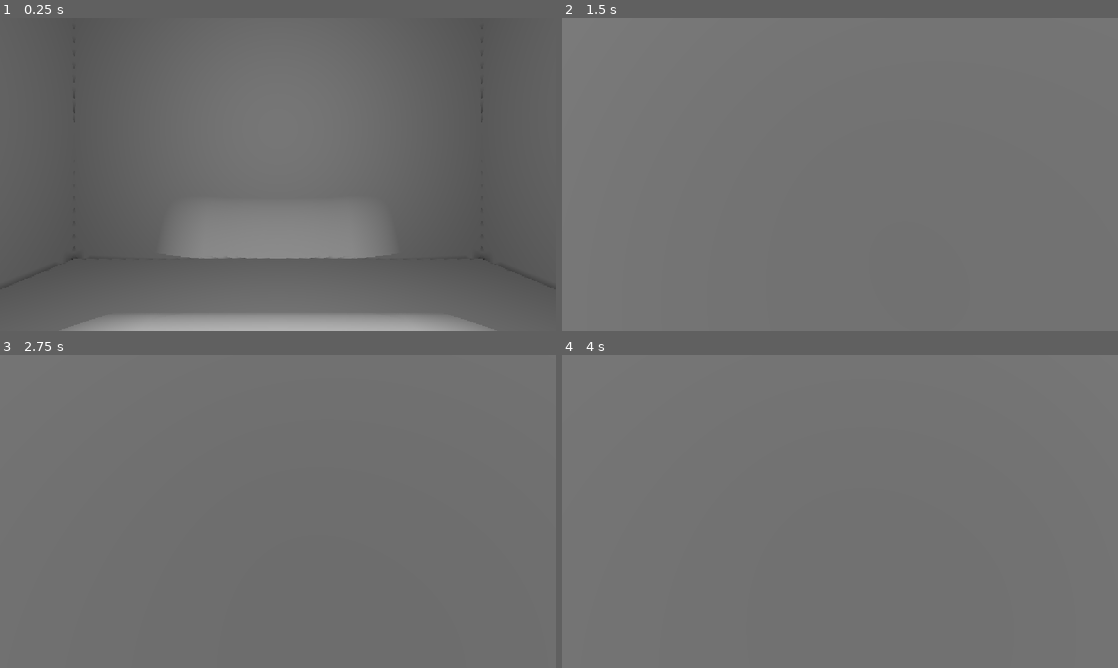
Above: before the commit, frames 1-4 (two rows, left to right).
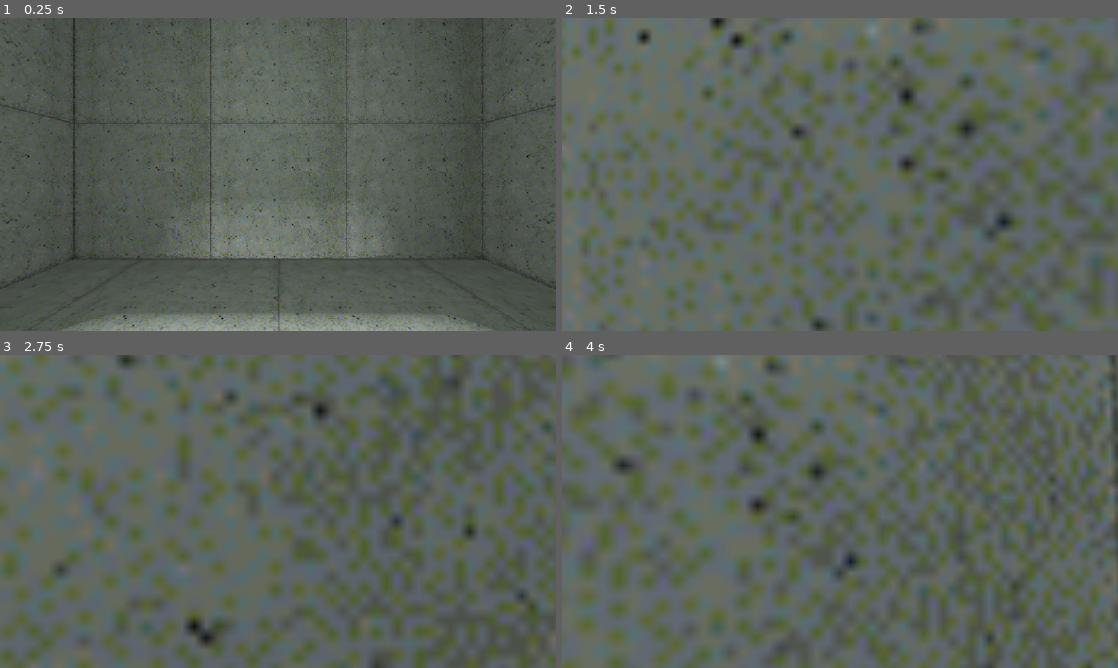
Above: after the commit, the same moments.

Repository: shagower/RE-ROUTE
Game: Godot game, scene res://main.tscn
Two runs of this game, one before a commit and one after it. Both use one fixed random seed, a clock stepped at 60 frames per second and the inputs below.
Inputs (mouse positions are in pixels of both pictures, inside the frame that each line leads up to):
- Up to frame 1 (0.25 s): no input
- Up to frame 2 (1.5 s): tap Enter at 0.5 s; move the mouse to (867, 174) at 0.52 s; hold W (char_up) from 0.53 s (still down); tap Shift (char_sprint) at 0.6, 1.35 s; tap Space (char_jump) at 0.77 s; move the mouse to (812, 174) at 1.27 s
- Up to frame 3 (2.75 s): keep holding W (char_up); tap Space (char_jump) at 1.52 s; move the mouse to (289, 505) at 2.02 s; tap Shift (char_sprint) at 2.1 s
- Up to frame 4 (4 s): keep holding W (char_up); tap Space (char_jump) at 2.75, 3.02, 3.77 s; move the mouse to (834, 517) at 2.77 s; tap Shift (char_sprint) at 2.85, 3.6 s; move the mouse to (878, 514) at 3.52 s

The runs differ from the first frame. In frame 1, 30% of the frame differs, in the area x 0-100%, y 0-100%; in frame 2, 44%; in frame 3, 47%; in frame 4, 56%.

Commit message:
boncrente

Diff:
--- /dev/null
+++ b/Assets/Materials/concrete_wall.tres
@@ -0,0 +1,10 @@
+[gd_resource type="StandardMaterial3D" format=3 uid="uid://dw0e8qcxbm2ot"]
+
+[ext_resource type="Texture2D" uid="uid://dqm36en8oi2nr" path="res://Assets/Asset Textures/concretewall.png" id="1_g5ydt"]
+
+[resource]
+albedo_texture = ExtResource("1_g5ydt")
+ao_texture_channel = 3
+uv1_scale = Vector3(0.25, 0.25, 0.25)
+uv1_triplanar = true
+uv2_triplanar = true
--- a/main.tscn
+++ b/main.tscn
@@ -2,6 +2,7 @@
 
 [ext_resource type="PackedScene" uid="uid://cc1m2a1obsyn4" path="res://addons/fpc/character.tscn" id="1_ig7tw"]
 [ext_resource type="ArrayMesh" uid="uid://pisjodgsm2o7" path="res://addons/testroomobj.obj" id="2_0xm2m"]
+[ext_resource type="Material" uid="uid://dw0e8qcxbm2ot" path="res://Assets/Materials/concrete_wall.tres" id="2_h2yge"]
 
 [sub_resource type="Environment" id="Environment_6g22i"]
 background_color = Color(1, 1, 1, 1)
@@ -26,6 +27,7 @@
 environment = SubResource("Environment_6g22i")
 
 [node name="Testroomobj" type="MeshInstance3D" parent="." unique_id=509985249]
+material_override = ExtResource("2_h2yge")
 cast_shadow = 2
 gi_lightmap_texel_scale = 1.2967
 mesh = ExtResource("2_0xm2m")
@@ -44,6 +46,7 @@
 
 [node name="OmniLight3D2" type="OmniLight3D" parent="." unique_id=2029512214]
 transform = Transform3D(1, 0, 0, 0, 1, 0, 0, 0, 1, 0, 3.744604, 0)
+light_color = Color(0.9137255, 1, 0.9098039, 1)
 light_energy = 2.841
 shadow_enabled = true
 omni_range = 172.546
Binary file added: Assets/Asset Textures/concretewall.png
Not shown, added: Assets/Asset Textures/concretewall.png.import
